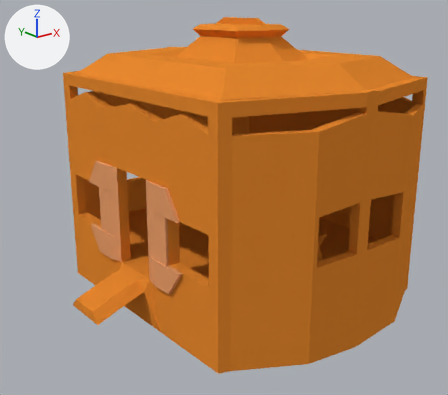
What one commit did to the Blender file Beabest/Assets/scenes/chatav1.blend.
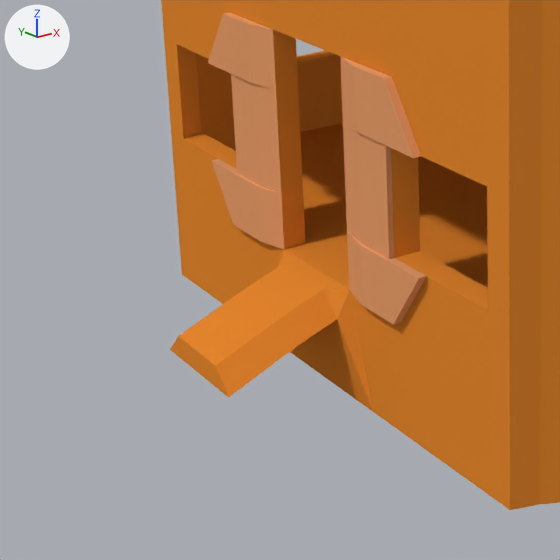
There are two pictures of each version: one whole from a 50 mm camera at (-15.8, -18.79, 8.99) aimed at (-1.49, -0.89, 1.84), one close up on the part from 0% to 54% of the width and 39% to 100% of the height. The lights are fixed; the arrows at upper left show +X, +Y and +Z.
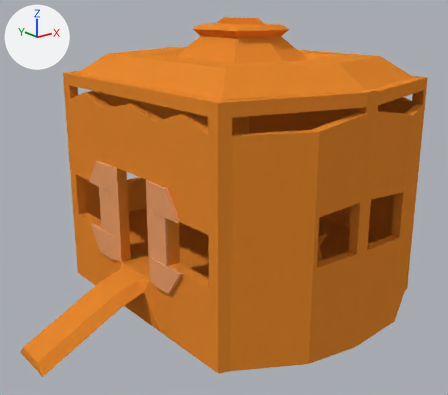
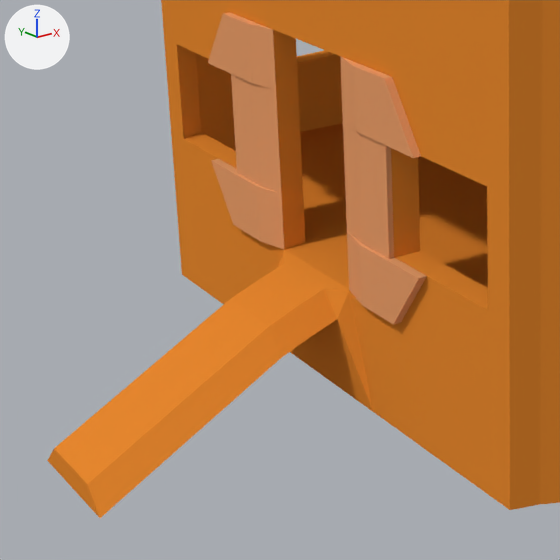
Changed parts and their boxes [x1, y1, x2, y2] in the close-ups (560 x 560 px; the box of a moved part takes in the faces that stretch with it):
'Cube', reshaped: before [161, 0, 560, 510]; after [47, 0, 560, 518]
part 1 of me_cube_001, moved or reshaped: before [170, 299, 282, 397]; after [47, 300, 282, 518]

What changed in the scene script:
```text
Change me_cube_001:
    where me_cube_001.from_pydata(...)  # 858 vertices, 893 faces; spans x -7.17..5.04, y -6.5..6.5, z -2.64..8.47
    used by ob_cube; location = (0.0, 0.0, 0.0)
    before: 702 (-7.17, 0.96, -1.68) at pixel (169, 349), 703 (-7.17, -1.0, -1.68) at pixel (228, 397), 704 (-7.17, -0.64, -1.3) at pixel (215, 365), 705 (-7.17, 0.6, -1.3) at pixel (178, 336), 746 (-7.17, -0.02, -1.68) at pixel (198, 372)
    before: 747 (-7.17, -0.02, -1.3) at pixel (196, 350)
    me_cube_001 part 1
    add for i in [*range(702, 706), 746, 747]: me_cube_001.vertices[i].co += Vector((-2.11, 0.0, -1.19))
```
